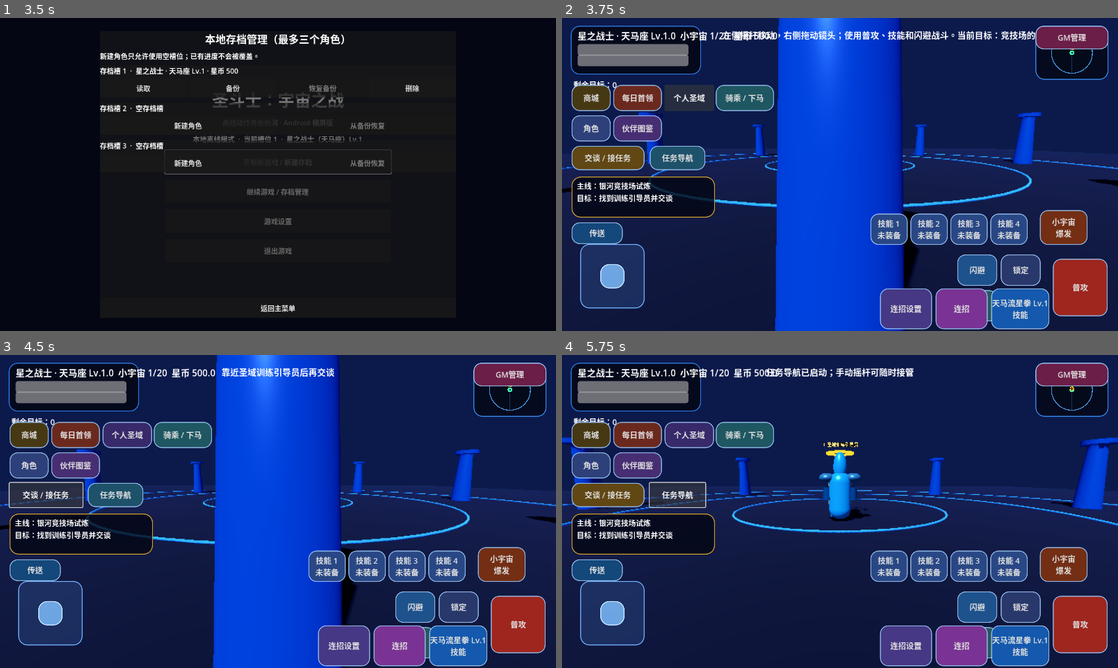
Above: before the commit, frames 1-4 (two rows, left to right).
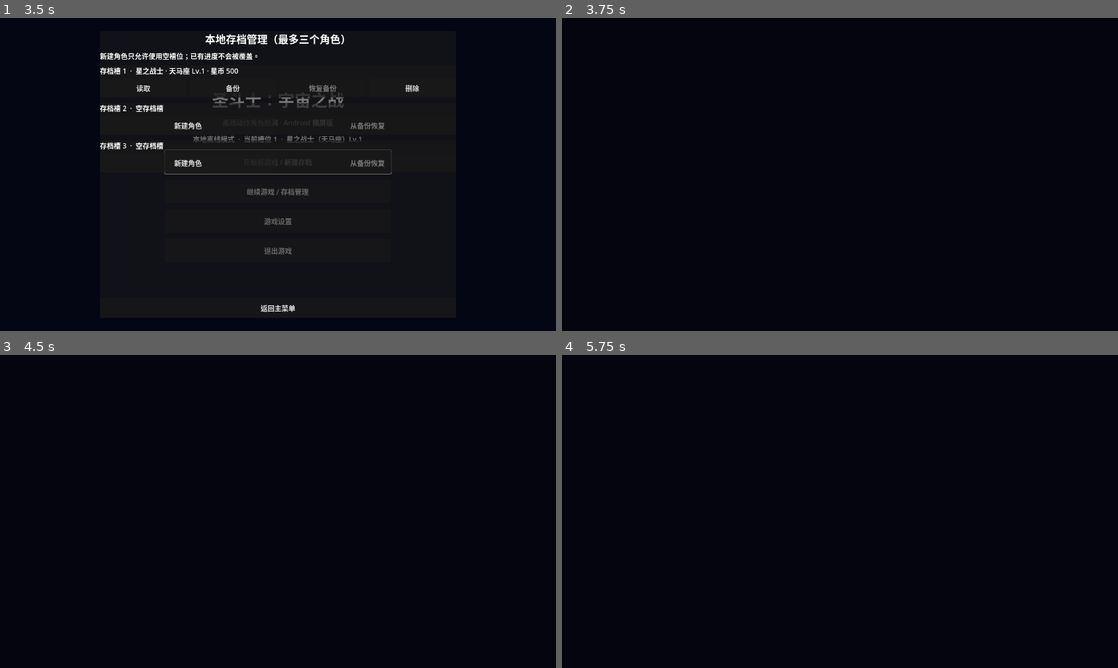
Above: after the commit, the same moments.

Repository: Qazwesrd/Saint-Seiya-Universe-War
Game: Godot game, scene res://scenes/main_menu.tscn
The game is run twice, just before and just after one commit, with the same random seed, the same clock (stepped at 60 frames per second) and the same inputs.
Inputs (mouse positions are in pixels of both pictures, inside the frame that each line leads up to):
- Up to frame 1 (3.5 s): click "开始新游戏 / 新建存档" at 0.5 s; click "开始新游戏 / 新建存档" at 1.25 s; click "继续游戏 / 存档管理" at 2 s; click "游戏设置" at 2.75 s
- Up to frame 2 (3.75 s): click "读取" at 3.5 s
- Up to frame 3 (4.5 s): click (44, 495) at 4.25 s, where only the run before the commit has a clickable "交谈 / 接任务"
- Up to frame 4 (5.75 s): click (678, 495) at 5 s, where only the run before the commit has a clickable "任务导航"

Frame 1 is identical in both runs. In frame 2, 94% of the frame differs, in the area x 0-100%, y 0-100%; in frame 3, 94%; in frame 4, 95%.
Error after the commit: Parse Error: Could not preload resource script "res://scripts/enemy.gd". (res://scripts/game.gd:3)

Commit message:
Guard Boss signature effects against invalid targets and optional combat properties

Diff:
--- a/game/scripts/enemy.gd
+++ b/game/scripts/enemy.gd
@@ -312,11 +312,20 @@
     state_timer = boss_recovery if _boss_heavy_attack else (0.5 if is_boss else 0.34)
     _boss_heavy_attack = false
 
+func _drain_target_cosmos(target: Node, amount: float) -> void:
+    if not is_instance_valid(target):
+        return
+    for property_info in target.get_property_list():
+        if str(property_info.get("name", "")) == "cosmos":
+            target.set("cosmos", maxf(0.0, float(target.get("cosmos")) - maxf(0.0, amount)))
+            return
+
 func _apply_boss_attack_signature(target: Node3D, base_damage: float) -> void:
-    var cosmos := float(target.get("cosmos"))
+    if not is_instance_valid(target):
+        return
     match boss_special:
         "dream_drain":
-            target.set("cosmos", maxf(0.0, cosmos - 8.0))
+            _drain_target_cosmos(target, 8.0)
             if is_instance_valid(game):
                 game.call("show_notice", display_name + "发动梦境侵蚀：小宇宙减少")
         "soul_leech":
@@ -324,7 +333,7 @@
             if is_instance_valid(game):
                 game.call("show_notice", display_name + "汲取生命，恢复了部分体力")
         "death_burst":
-            target.call("receive_damage", base_damage * 0.18, global_position)
+            if target.has_method("receive_damage"):\n                target.call("receive_damage", base_damage * 0.18, global_position)
             if is_instance_valid(game):
                 game.call("show_notice", display_name + "发动死亡追加斩击")
         "tidal_pull":
@@ -336,29 +345,29 @@
             if is_instance_valid(game):
                 game.call("show_notice", display_name + "掀起潮汐，将目标拉向自身")
         "solar_flare":
-            target.call("receive_damage", base_damage * 0.16, global_position)
+            if target.has_method("receive_damage"):\n                target.call("receive_damage", base_damage * 0.16, global_position)
             if is_instance_valid(game):
                 game.call("show_notice", display_name + "释放太阳神追加光爆")
         "lightning_followup":
-            target.call("receive_damage", base_damage * 0.22, global_position)
+            if target.has_method("receive_damage"):\n                target.call("receive_damage", base_damage * 0.22, global_position)
             if is_instance_valid(game):
                 game.call("show_notice", display_name + "召来雷霆追击")
         "void_drain":
-            target.set("cosmos", maxf(0.0, cosmos - 12.0))
+            _drain_target_cosmos(target, 12.0)
             health = minf(max_health, health + base_damage * 0.06)
             if is_instance_valid(game):
                 game.call("show_notice", display_name + "吞噬小宇宙并恢复体力")
         "rift_drain":
-            target.set("cosmos", maxf(0.0, cosmos - 10.0))
+            _drain_target_cosmos(target, 10.0)
             if is_instance_valid(game):
                 game.call("show_notice", display_name + "撕裂小宇宙护盾")
         "gravity_crush":
-            target.set("cosmos", maxf(0.0, cosmos - 6.0))
-            target.call("receive_damage", base_damage * 0.10, global_position)
+            _drain_target_cosmos(target, 6.0)
+            if target.has_method("receive_damage"):\n                target.call("receive_damage", base_damage * 0.10, global_position)
         "judge_combo":
             target.call("receive_damage", base_damage * 0.16, global_position)
         "judgment_combo":
-            target.call("receive_damage", base_damage * 0.20, global_position)
+            if target.has_method("receive_damage"):\n                target.call("receive_damage", base_damage * 0.20, global_position)
         "wing_slam":
             if target.has_method("apply_enemy_knockback"):
                 var slam_direction := target.global_position - global_position
